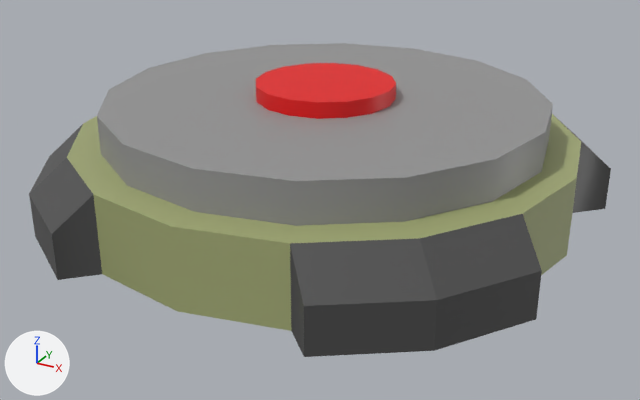
One commit to the FBX model Content/Assets/Landmine.fbx: the scene before it, then after it.
Rendered twice from a 50 mm lens placed at (1.6, -2.96, 0.48), pointed at (0.03, -0.09, -0.95). Lighting does not change. The marker at lower left points along +X, +Y and +Z. The first picture is the older version.
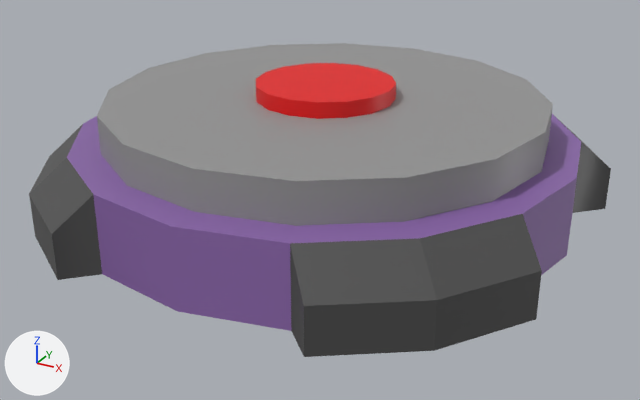
Where the change shows, as pixel boxes (x1, y1, x2, y2) in the pictures (640 x 400 px):
'Cylinder', recoloured
    both: (64, 112, 584, 333)

The change, as a list of edits to the scene's bpy script:
```text
Change mat_material_002:
    mat_material_002.base_color: (0.364, 0.401, 0.179) -> (0.257, 0.133, 0.401)  # yellow #a3aa75 -> purple #8b66aa
```
